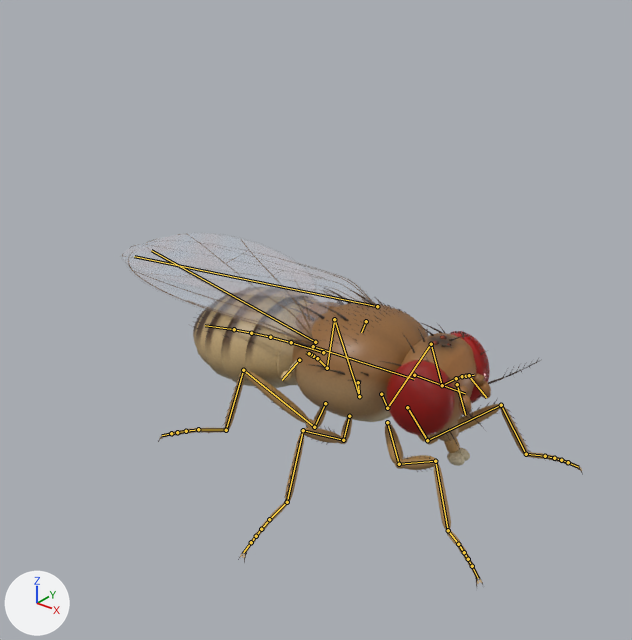
A saved change to the Blender file body/초파리.blend.
One viewpoint serves both versions: a 50 mm lens placed at (3.48, -4.56, 3.78), pointed at (-0.06, -0.14, 1.04). Every picture has the same lights, and +X, +Y and +Z are marked at lower left. The older version comes first. The bones that bend it are drawn over the model as lines.

In view in the first picture: '초파리'.
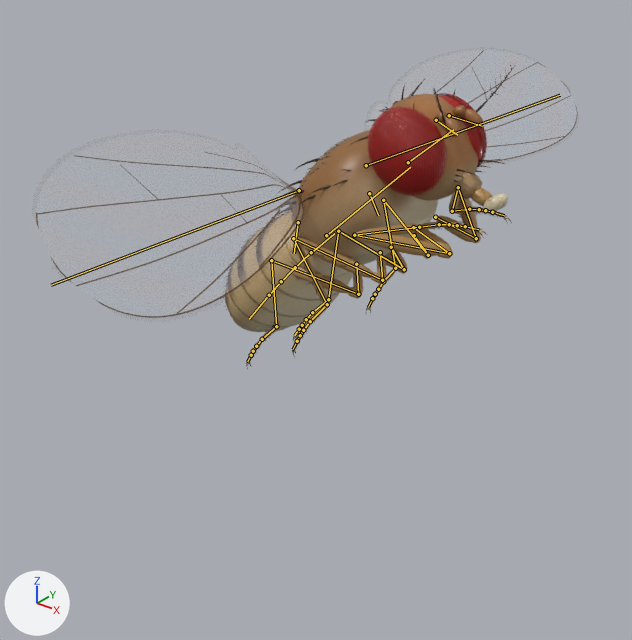
The newer file adds an action. The first version stands in its rest pose; the second is drawn at frame 29 of the action 'Flight_Wingbeat'.

The change in detail:
Bone 'Thorax' (bone_thorax) moves from (0.0, 0.0, 0.0) to (0.0, 0.165, 0.911).
Bone 'Thorax' (bone_thorax) turns from (0, 0, 0) to (40, 0, 0) degrees about its own x, y and z.
Bone 'LWing' (bone_lwing) turns from (0, 0, 0) to (-12, 74, -125) degrees about its own x, y and z.
Bone 'RWing' (bone_rwing) turns from (0, 0, 0) to (-12, -74, 125) degrees about its own x, y and z.
Bone 'LFCoxa' (bone_lfcoxa) turns from (0, 0, 0) to (0, 8, -5) degrees about its own x, y and z.
Bone 'LFFemur' (bone_lffemur) turns from (0, 0, 0) to (34, -12, 62) degrees about its own x, y and z.
Bone 'LFTibia' (bone_lftibia) turns from (0, 0, 0) to (-87, -16, -47) degrees about its own x, y and z.
Bone 'LFTarsus1' (bone_lftarsus1) turns from (0, 0, 0) to (1, 55, 23) degrees about its own x, y and z.
Bone 'LMCoxa' (bone_lmcoxa) turns from (0, 0, 0) to (-4, -28, 16) degrees about its own x, y and z.
Bone 'LMFemur' (bone_lmfemur) turns from (0, 0, 0) to (24, -25, 3) degrees about its own x, y and z.
Bone 'LMTibia' (bone_lmtibia) turns from (0, 0, 0) to (-60, 40, 11) degrees about its own x, y and z.
Bone 'LMTarsus1' (bone_lmtarsus1) turns from (0, 0, 0) to (-17, -16, 74) degrees about its own x, y and z.
Bone 'LHCoxa' (bone_lhcoxa) turns from (0, 0, 0) to (0, -10, 5) degrees about its own x, y and z.
Bone 'LHFemur' (bone_lhfemur) turns from (0, 0, 0) to (8, -8, 2) degrees about its own x, y and z.
Bone 'LHTibia' (bone_lhtibia) turns from (0, 0, 0) to (-27, 7, -22) degrees about its own x, y and z.
Bone 'LHTarsus1' (bone_lhtarsus1) turns from (0, 0, 0) to (-29, -11, 23) degrees about its own x, y and z.
Bone 'RFCoxa' (bone_rfcoxa) turns from (0, 0, 0) to (0, -8, 5) degrees about its own x, y and z.
Bone 'RFFemur' (bone_rffemur) turns from (0, 0, 0) to (34, 12, -62) degrees about its own x, y and z.
Bone 'RFTibia' (bone_rftibia) turns from (0, 0, 0) to (-87, 16, 47) degrees about its own x, y and z.
Bone 'RFTarsus1' (bone_rftarsus1) turns from (0, 0, 0) to (1, -55, -23) degrees about its own x, y and z.
Bone 'RMCoxa' (bone_rmcoxa) turns from (0, 0, 0) to (-4, 28, -16) degrees about its own x, y and z.
Bone 'RMFemur' (bone_rmfemur) turns from (0, 0, 0) to (24, 25, -3) degrees about its own x, y and z.
Bone 'RMTibia' (bone_rmtibia) turns from (0, 0, 0) to (-60, -40, -11) degrees about its own x, y and z.
Bone 'RMTarsus1' (bone_rmtarsus1) turns from (0, 0, 0) to (-17, 16, -74) degrees about its own x, y and z.
Bone 'RHCoxa' (bone_rhcoxa) turns from (0, 0, 0) to (0, 10, -5) degrees about its own x, y and z.
Bone 'RHFemur' (bone_rhfemur) turns from (0, 0, 0) to (8, 8, -2) degrees about its own x, y and z.
Bone 'RHTibia' (bone_rhtibia) turns from (0, 0, 0) to (-27, -7, 22) degrees about its own x, y and z.
Bone 'RHTarsus1' (bone_rhtarsus1) turns from (0, 0, 0) to (-29, 11, -23) degrees about its own x, y and z.

What differs and where, as boxes [x1, y1, x2, y2] in the pictures (632 x 640 px):
'초파리', posed (18% wider, 9% shorter)
    before: [122, 234, 583, 587]
    after: [36, 50, 578, 370]
bone 'Thorax', root to tip
    before: (313, 346) to (414, 379)
    after: (326, 235) to (410, 167)
bone 'LWing', root to tip
    before: (377, 306) to (134, 256)
    after: (366, 165) to (560, 95)
bone 'RWing', root to tip
    before: (315, 342) to (151, 250)
    after: (299, 190) to (51, 285)
bone 'LFCoxa', root to tip
    before: (407, 407) to (427, 440)
    after: (435, 217) to (476, 238)
bone 'LFFemur', root to tip
    before: (427, 440) to (501, 405)
    after: (476, 238) to (458, 187)
bone 'LFTibia', root to tip
    before: (501, 405) to (526, 454)
    after: (458, 187) to (452, 211)
bone 'LFTarsus1', root to tip
    before: (526, 454) to (545, 456)
    after: (452, 211) to (469, 209)
bone 'LMCoxa', root to tip
    before: (381, 394) to (387, 408)
    after: (414, 235) to (428, 255)
bone 'LMFemur', root to tip
    before: (387, 408) to (431, 344)
    after: (428, 255) to (383, 200)
bone 'LMTibia', root to tip
    before: (431, 344) to (442, 385)
    after: (383, 200) to (395, 268)
bone 'LMTarsus1', root to tip
    before: (442, 385) to (456, 378)
    after: (395, 268) to (383, 281)
bone 'LHCoxa', root to tip
    before: (358, 382) to (359, 396)
    after: (391, 247) to (404, 269)
bone 'LHFemur', root to tip
    before: (359, 396) to (334, 319)
    after: (404, 269) to (338, 231)
bone 'LHTibia', root to tip
    before: (334, 319) to (327, 368)
    after: (338, 231) to (328, 299)
bone 'LHTarsus1', root to tip
    before: (327, 368) to (317, 358)
    after: (328, 299) to (312, 312)
bone 'RFCoxa', root to tip
    before: (387, 422) to (399, 464)
    after: (413, 227) to (449, 253)
bone 'RFFemur', root to tip
    before: (399, 464) to (435, 461)
    after: (449, 253) to (354, 235)
bone 'RFTibia', root to tip
    before: (435, 461) to (448, 530)
    after: (354, 235) to (419, 227)
bone 'RFTarsus1', root to tip
    before: (448, 530) to (458, 544)
    after: (419, 227) to (439, 224)
bone 'RMCoxa', root to tip
    before: (349, 416) to (343, 440)
    after: (380, 252) to (382, 280)
bone 'RMFemur', root to tip
    before: (343, 440) to (303, 430)
    after: (382, 280) to (293, 238)
bone 'RMTibia', root to tip
    before: (303, 430) to (287, 502)
    after: (293, 238) to (327, 304)
bone 'RMTarsus1', root to tip
    before: (287, 502) to (269, 519)
    after: (327, 304) to (310, 321)
bone 'RHCoxa', root to tip
    before: (325, 403) to (314, 427)
    after: (356, 264) to (358, 294)
bone 'RHFemur', root to tip
    before: (314, 427) to (243, 370)
    after: (358, 294) to (271, 260)
bone 'RHTibia', root to tip
    before: (243, 370) to (226, 430)
    after: (271, 260) to (276, 326)
bone 'RHTarsus1', root to tip
    before: (226, 430) to (198, 429)
    after: (276, 326) to (262, 339)
